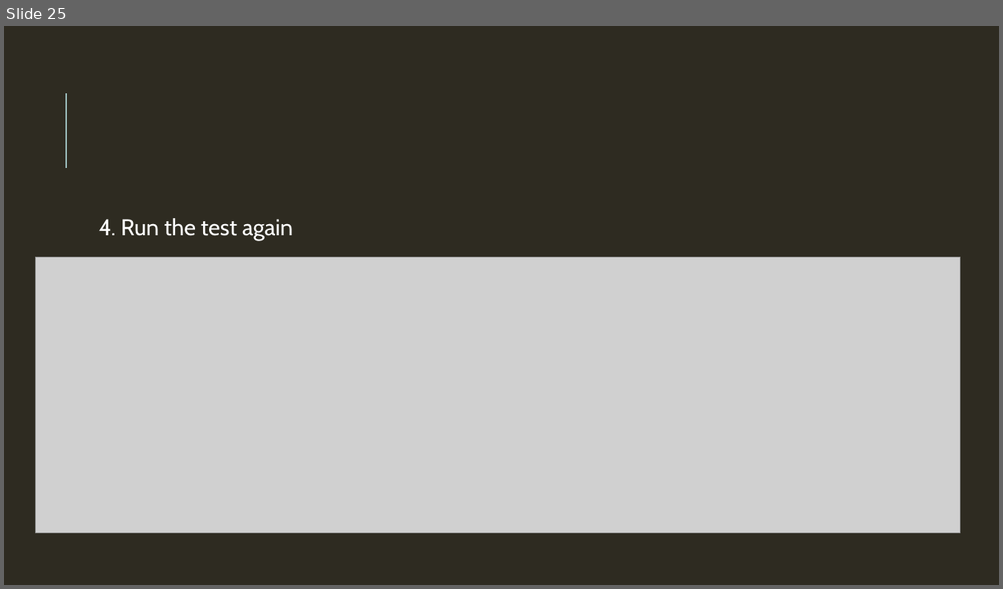
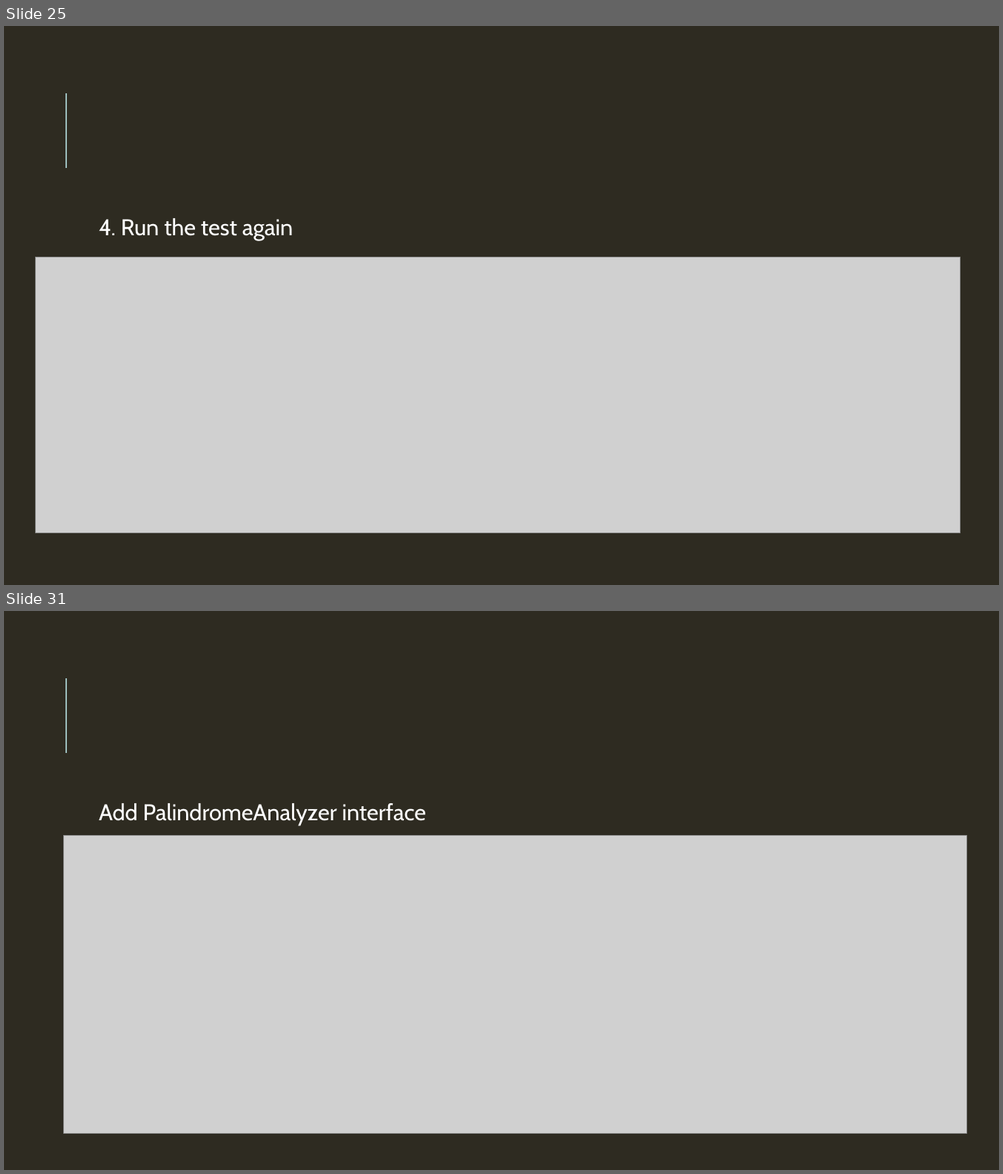
Before and after one commit to DevelopersDelicias/tdd_workshop, a slide deck: tdd_ws.pptx. Shown one above the other, each under a label of ours: slide 25 before the commit, slides 25 and 31 after it; the slides between them are not shown. The pictures are 1003x589 and 1003x1174 pixels, drawn with LibreOffice and Linux fonts; fonts in the diff are those of the drawing; grey boxes stand for pictures. Boxes give left, top, right and bottom in pixels: in the first picture for what was removed or moved away, otherwise in the second. Text is boxed around its words. In the diff, an @@ line names an element or a change of style, - is before the commit and + after.

```diff
--- a/tdd_ws.pptx
+++ b/tdd_ws.pptx
@@ slide 31 added at <box>4,611,999,1170</box>, background #2E2B21; not listed: 1 template element that a slide beside it also shows @@
@@ text added at <box>99,803,427,826</box>, 22 pt, text #FFFFFF @@
+  Add PalindromeAnalyzer interface
@@ picture added at <box>64,835,967,1133</box> @@
```
Also in this commit, not shown: 8 slides changed, 108 other slides added, 1 slide removed.
